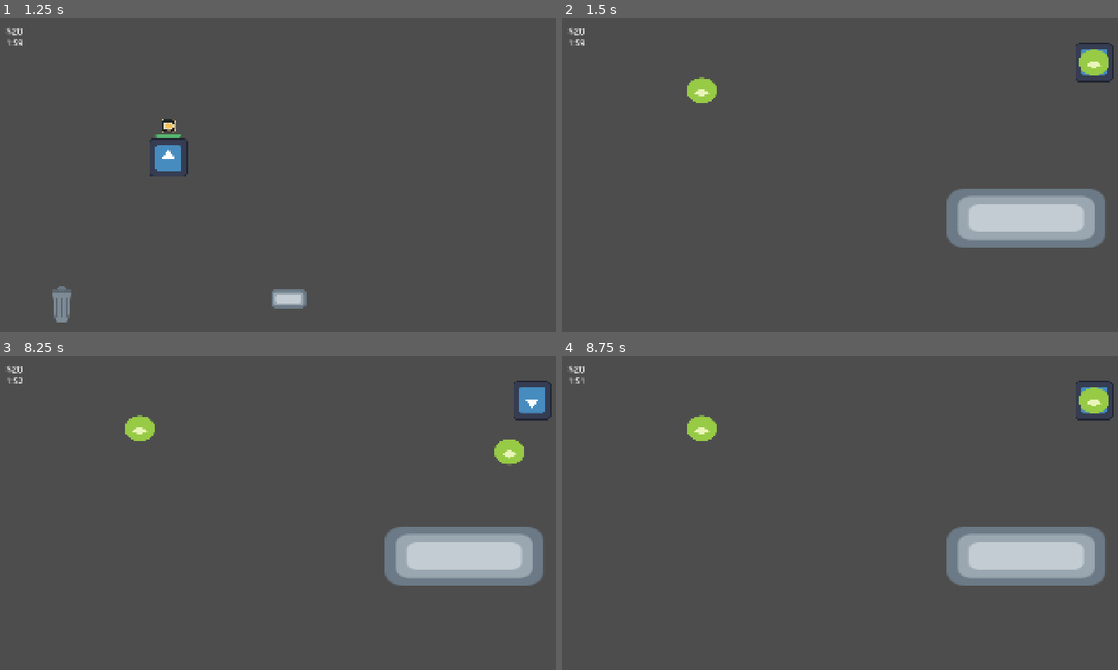
Above: before the commit, frames 1-4 (two rows, left to right).
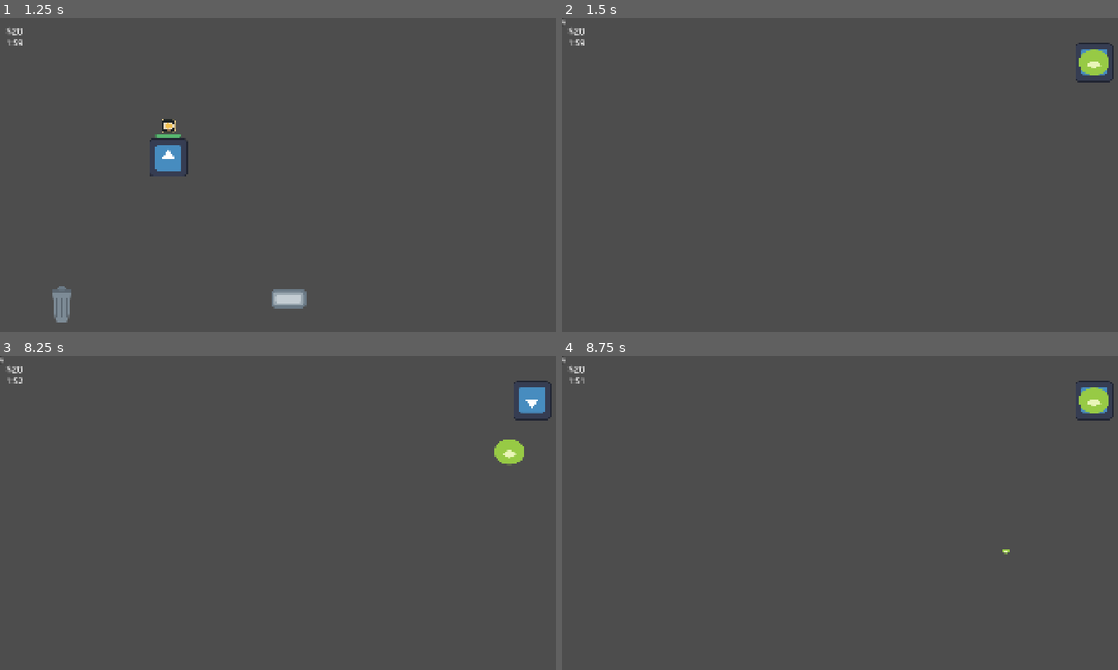
Above: after the commit, the same moments.

Repository: pancrasea/Salados
Game: Godot game, scene res://src/core/main/main.tscn
Two runs of this game, one before a commit and one after it. Both use one fixed random seed, a clock stepped at 60 frames per second and the inputs below. The engine's default icon, where the game draws it, is replaced by a stand-in: a white triangle on a blue panel in a dark square.
Inputs (mouse positions are in pixels of both pictures, inside the frame that each line leads up to):
- Up to frame 1 (1.25 s): click "Jugar" at 0.5 s
- Up to frame 2 (1.5 s): click (567, 181) at 1.27 s
- Up to frame 3 (8.25 s): click (outside the picture) at 2.02 s; click (outside the picture) at 2.77 s; click (5, 519) at 3.52 s; click (outside the picture) at 4.27 s; click (outside the picture) at 5.02 s; click (5, 519) at 5.77 s; click (outside the picture) at 6.52 s; click (outside the picture) at 7.27 s; tap Enter at 8 s; drag from (533, 399) to (467, 553) at 8.02 s
- Up to frame 4 (8.75 s): no input

Frame 1 is identical in both runs. In frame 2, 5.6% of the frame differs, in the area x 0-98%, y 0-74%; in frame 3, 5.6%; in frame 4, 5.6%.

Commit message:
audioManager + small fixes

Diff:
--- a/project.godot
+++ b/project.godot
@@ -18,6 +18,7 @@
 [autoload]
 
 GameManager="*uid://balcd6yncu3ii"
+AudioManager="*uid://b27n5jkjfn841"
 
 [display]
 
--- /dev/null
+++ b/src/core/autoloads/audio/AudioManager.tscn
@@ -0,0 +1,25 @@
+[gd_scene format=3 uid="uid://b27n5jkjfn841"]
+
+[ext_resource type="Script" uid="uid://d2rbck8vl3snu" path="res://src/core/autoloads/audio/audio_manager.gd" id="1_8n5vj"]
+[ext_resource type="Script" uid="uid://b8bejo3e37bln" path="res://src/core/autoloads/audio/audio_setting.gd" id="2_u4njw"]
+
+[sub_resource type="Resource" id="Resource_rd3ms"]
+script = ExtResource("2_u4njw")
+metadata/_custom_type_script = "uid://b8bejo3e37bln"
+
+[sub_resource type="Resource" id="Resource_rwqoj"]
+script = ExtResource("2_u4njw")
+metadata/_custom_type_script = "uid://b8bejo3e37bln"
+
+[node name="AudioManager" type="Node" unique_id=1327485429]
+script = ExtResource("1_8n5vj")
+SFX_DIC = Dictionary[int, ExtResource("2_u4njw")]({
+0: SubResource("Resource_rd3ms")
+})
+MUSIC_DIC = Dictionary[int, ExtResource("2_u4njw")]({
+0: SubResource("Resource_rwqoj")
+})
+
+[node name="MusicStreamPlayer" type="AudioStreamPlayer" parent="." unique_id=1675133168]
+
+[node name="EffectsPool" type="Node" parent="." unique_id=1476871507]
--- /dev/null
+++ b/src/core/autoloads/audio/audio_manager.gd
@@ -0,0 +1,71 @@
+extends Node
+
+const POOL_SIZE: int = 5
+
+@onready var music_player: AudioStreamPlayer = $MusicStreamPlayer
+@onready var effects_pool: Node = $EffectsPool
+
+var sfx_players: Array[AudioStreamPlayer] = []
+
+#TODO: AQUI SE AGREGAN LAS REFERENCIAS A LOS AUDIOS (KEYNAME)
+enum SFX {
+	UI_BUTTON_PRESSED
+}
+
+enum MUSIC {
+	MAIN_THEME
+}
+
+@export var SFX_DIC: Dictionary[SFX, AudioSetting]
+@export var MUSIC_DIC: Dictionary[MUSIC, AudioSetting]
+
+func _ready() -> void:
+	for i in range(0, POOL_SIZE):
+		var player: AudioStreamPlayer = AudioStreamPlayer.new()
+		effects_pool.add_child(player)
+		sfx_players.append(player)
+
+func play_sound(sfx: SFX) -> void:
+	var player: AudioStreamPlayer = get_next_sfx_player()
+	var setting: AudioSetting = SFX_DIC.get(sfx)
+	if not setting:
+		return
+
+	player.stream = setting.source
+	player.volume_db = setting.volume_db
+	player.pitch_scale = get_random_pitch(setting.pitch_randomness)
+	player.bus = "SFX"
+	player.play()
+
+
+func get_next_sfx_player() -> AudioStreamPlayer:
+	for player: AudioStreamPlayer in sfx_players:
+		if not player.playing:
+			return player
+
+	var player: AudioStreamPlayer = AudioStreamPlayer.new()
+	player.set_meta("temp", true)
+	player.finished.connect(on_player_finished.bind(player))
+
+	effects_pool.add_child(player)
+	return player
+
+func on_player_finished(player: AudioStreamPlayer) -> void:
+	if player.has_meta("temp"):
+		player.queue_free()
+
+func get_random_pitch(randomness: float) -> float:
+	if randomness == 0:
+		return 1.0
+
+	return randf_range(1.0 - randomness, 1.0 + randomness)
+
+func play_music(music: MUSIC) -> void:
+	var setting: AudioSetting = MUSIC_DIC.get(music)
+	if not setting:
+		return
+
+	music_player.stream = setting.source
+	music_player.volume_db = setting.volume_db
+	music_player.bus = "MUSIC"
+	music_player.play()
--- /dev/null
+++ b/src/core/autoloads/audio/audio_setting.gd
@@ -0,0 +1,6 @@
+class_name AudioSetting
+extends Resource
+
+@export var source: AudioStream
+@export_range(-40, 20) var volume_db: float = 0.0
+@export_range(0.0, 1.0, 0.01) var pitch_randomness: float = 0.0
--- /dev/null
+++ b/src/core/autoloads/audio/default_bus_layout.tres
@@ -0,0 +1,15 @@
+[gd_resource type="AudioBusLayout" format=3 uid="uid://b800wfhe6uahx"]
+
+[resource]
+bus/1/name = &"MUSIC"
+bus/1/solo = false
+bus/1/mute = false
+bus/1/bypass_fx = false
+bus/1/volume_db = 0.0
+bus/1/send = &"Master"
+bus/2/name = &"SFX"
+bus/2/solo = false
+bus/2/mute = false
+bus/2/bypass_fx = false
+bus/2/volume_db = 0.0
+bus/2/send = &"Master"
--- a/src/entities/item/Orange.tscn
+++ /dev/null
@@ -1,19 +0,0 @@
-[gd_scene format=3 uid="uid://cg21macgon3or"]
-
-[ext_resource type="Script" uid="uid://cmm0fyrae3rlv" path="res://src/entities/item/base_item.gd" id="1_4wuj8"]
-[ext_resource type="Texture2D" uid="uid://b0upw2ceki5co" path="res://assets/sprites/items/limon.svg" id="2_2hjgo"]
-
-[sub_resource type="RectangleShape2D" id="RectangleShape2D_obgp1"]
-size = Vector2(128, 128)
-
-[node name="Orange" type="Node2D" unique_id=1571478154]
-script = ExtResource("1_4wuj8")
-metadata/_custom_type_script = "uid://cmm0fyrae3rlv"
-
-[node name="Sprite2D" type="Sprite2D" parent="." unique_id=1090191267]
-texture = ExtResource("2_2hjgo")
-
-[node name="Area2D" type="Area2D" parent="." unique_id=529485053]
-
-[node name="CollisionShape2D" type="CollisionShape2D" parent="Area2D" unique_id=1140739731]
-shape = SubResource("RectangleShape2D_obgp1")
--- /dev/null
+++ b/src/entities/item/exprimidor_item.gd
@@ -0,0 +1 @@
+extends BaseItem
--- /dev/null
+++ b/src/entities/item/exprimidor_item.tscn
@@ -0,0 +1,27 @@
+[gd_scene format=3 uid="uid://c4g7s4uyhxp1s"]
+
+[ext_resource type="Script" uid="uid://c70q5rq4tpyj5" path="res://src/entities/item/exprimidor_item.gd" id="1_iox87"]
+[ext_resource type="Script" uid="uid://3lbagxejrkv8" path="res://src/entities/item/item_data.gd" id="2_urwan"]
+[ext_resource type="Texture2D" uid="uid://qpypbfd4qa0k" path="res://assets/sprites/items/bandeja.svg" id="2_weguy"]
+
+[sub_resource type="Resource" id="Resource_4cm5f"]
+script = ExtResource("2_urwan")
+name = "Exprimidor"
+item_id = "exprimidor"
+is_container = true
+metadata/_custom_type_script = "uid://3lbagxejrkv8"
+
+[sub_resource type="RectangleShape2D" id="RectangleShape2D_urwan"]
+size = Vector2(128, 128)
+
+[node name="ExprimidorItem" type="Node2D" unique_id=1939094178]
+script = ExtResource("1_iox87")
+data = SubResource("Resource_4cm5f")
+
+[node name="Sprite2D" type="Sprite2D" parent="." unique_id=1046413380]
+texture = ExtResource("2_weguy")
+
+[node name="Area2D" type="Area2D" parent="." unique_id=1700189823]
+
+[node name="CollisionShape2D" type="CollisionShape2D" parent="Area2D" unique_id=1896151775]
+shape = SubResource("RectangleShape2D_urwan")
--- /dev/null
+++ b/src/entities/item/ingredients/naranja_ingredient.gd
@@ -0,0 +1,19 @@
+extends BaseItem
+
+func _process(delta: float) -> void:
+	super._process(delta)
+	if is_dragging:
+		_verify_fruits()
+
+func _verify_fruits() -> void:
+	var overlapping_areas = $Area2D.get_overlapping_areas()
+
+	for area in overlapping_areas:
+		var target = area.get_parent()
+
+		if target == self: continue
+		if target is BaseItem and target.data and target.data.item_id == "exprimidor":
+			print("EXPRIMIR")
+			#successful_drop = true
+			#queue_free()
+			#break
--- /dev/null
+++ b/src/entities/item/ingredients/naranja_ingredient.tscn
@@ -0,0 +1,20 @@
+[gd_scene format=3 uid="uid://damlcd1kxwvv4"]
+
+[ext_resource type="Script" uid="uid://npd3t0qihfqp" path="res://src/entities/item/ingredients/naranja_ingredient.gd" id="1_ktyta"]
+[ext_resource type="Texture2D" uid="uid://b0upw2ceki5co" path="res://assets/sprites/items/limon.svg" id="2_x1rlc"]
+
+[sub_resource type="RectangleShape2D" id="RectangleShape2D_l8yjr"]
+size = Vector2(128, 128)
+
+[node name="NaranjaIngredient" type="Node2D" unique_id=988343671]
+script = ExtResource("1_ktyta")
+
+[node name="Sprite2D" type="Sprite2D" parent="." unique_id=1132507056]
+texture = ExtResource("2_x1rlc")
+
+[node name="Area2D" type="Area2D" parent="." unique_id=1575327342]
+
+[node name="CollisionShape2D" type="CollisionShape2D" parent="Area2D" unique_id=1232284542]
+shape = SubResource("RectangleShape2D_l8yjr")
+
+[connection signal="input_event" from="Area2D" to="." method="_on_area_2d_input_event"]
--- a/src/entities/station/BackStation.tscn
+++ b/src/entities/station/BackStation.tscn
@@ -2,12 +2,12 @@
 
 [ext_resource type="Script" uid="uid://ceuw03dukq2ux" path="res://src/entities/station/back_station.gd" id="1_1k28f"]
 [ext_resource type="PackedScene" uid="uid://bh067rwvbxrpr" path="res://src/entities/item/ingredients/spawner_ingredients.tscn" id="2_4cm5f"]
-[ext_resource type="Texture2D" uid="uid://qpypbfd4qa0k" path="res://assets/sprites/items/bandeja.svg" id="2_vgtui"]
 [ext_resource type="Resource" uid="uid://dcpdqjergkvg6" path="res://resources/items/naranja.tres" id="3_xm5kj"]
-[ext_resource type="PackedScene" uid="uid://cg21macgon3or" path="res://src/entities/item/Orange.tscn" id="4_4cm5f"]
+[ext_resource type="PackedScene" uid="uid://damlcd1kxwvv4" path="res://src/entities/item/ingredients/naranja_ingredient.tscn" id="4_4cm5f"]
+[ext_resource type="PackedScene" uid="uid://c4g7s4uyhxp1s" path="res://src/entities/item/exprimidor_item.tscn" id="4_xm5kj"]
 
 [sub_resource type="RectangleShape2D" id="RectangleShape2D_g4v7s"]
-size = Vector2(612.5, 434.5)
+size = Vector2(502, 486)
 
 [node name="BackStation" type="Node2D" unique_id=1333356077]
 script = ExtResource("1_1k28f")
@@ -15,17 +15,17 @@
 [node name="SpawnerIngredients" parent="." unique_id=173325988 instance=ExtResource("2_4cm5f")]
 position = Vector2(1757, 147)
 item_data = ExtResource("3_xm5kj")
+item_scene = ExtResource("4_4cm5f")
 
-[node name="Area2D" type="Area2D" parent="." unique_id=1137227556]
-position = Vector2(1534, 658)
+[node name="ExprimidorItem" parent="." unique_id=1939094178 instance=ExtResource("4_xm5kj")]
+position = Vector2(1466, 588)
 
-[node name="CollisionShape2D" type="CollisionShape2D" parent="Area2D" unique_id=1731982074]
+[node name="Area2D" type="Area2D" parent="." unique_id=69915181]
+position = Vector2(456, 336)
+
+[node name="CollisionShape2D" type="CollisionShape2D" parent="Area2D" unique_id=452936697]
 shape = SubResource("RectangleShape2D_g4v7s")
 
-[node name="Sprite2D" type="Sprite2D" parent="Area2D/CollisionShape2D" unique_id=413346831]
-position = Vector2(-1.2499924, 2.750023)
-scale = Vector2(4.515625, 3.2890627)
-texture = ExtResource("2_vgtui")
-
-[node name="Orange" parent="." unique_id=1571478154 instance=ExtResource("4_4cm5f")]
-position = Vector2(462, 240)
+[node name="ProgressBar" type="ProgressBar" parent="." unique_id=1650042148]
+offset_right = 4.0
+offset_bottom = 27.0
--- a/src/ui/mouse_interaction.tscn
+++ b/src/ui/mouse_interaction.tscn
@@ -5,15 +5,13 @@
 [node name="MouseInteraction" type="CanvasLayer" unique_id=1888662768]
 script = ExtResource("1_kubse")
 
-[node name="left" type="Control" parent="." unique_id=890908332]
-layout_mode = 3
+[node name="left" type="TextureButton" parent="." unique_id=1223972218]
 anchors_preset = 9
 anchor_bottom = 1.0
 offset_right = 50.0
 grow_vertical = 2
 
-[node name="right" type="Control" parent="." unique_id=457479201]
-layout_mode = 3
+[node name="right" type="TextureButton" parent="." unique_id=238538194]
 anchors_preset = 11
 anchor_left = 1.0
 anchor_right = 1.0
@@ -22,8 +20,7 @@
 grow_horizontal = 0
 grow_vertical = 2
 
-[node name="buttom" type="Control" parent="." unique_id=871741355]
-layout_mode = 3
+[node name="buttom" type="TextureButton" parent="." unique_id=1160394354]
 anchors_preset = 12
 anchor_top = 1.0
 anchor_right = 1.0
Not shown, added: src/core/autoloads/audio/audio_manager.gd.uid
Not shown, added: src/core/autoloads/audio/audio_setting.gd.uid
Not shown, added: src/entities/item/exprimidor_item.gd.uid
Not shown, added: src/entities/item/ingredients/naranja_ingredient.gd.uid
